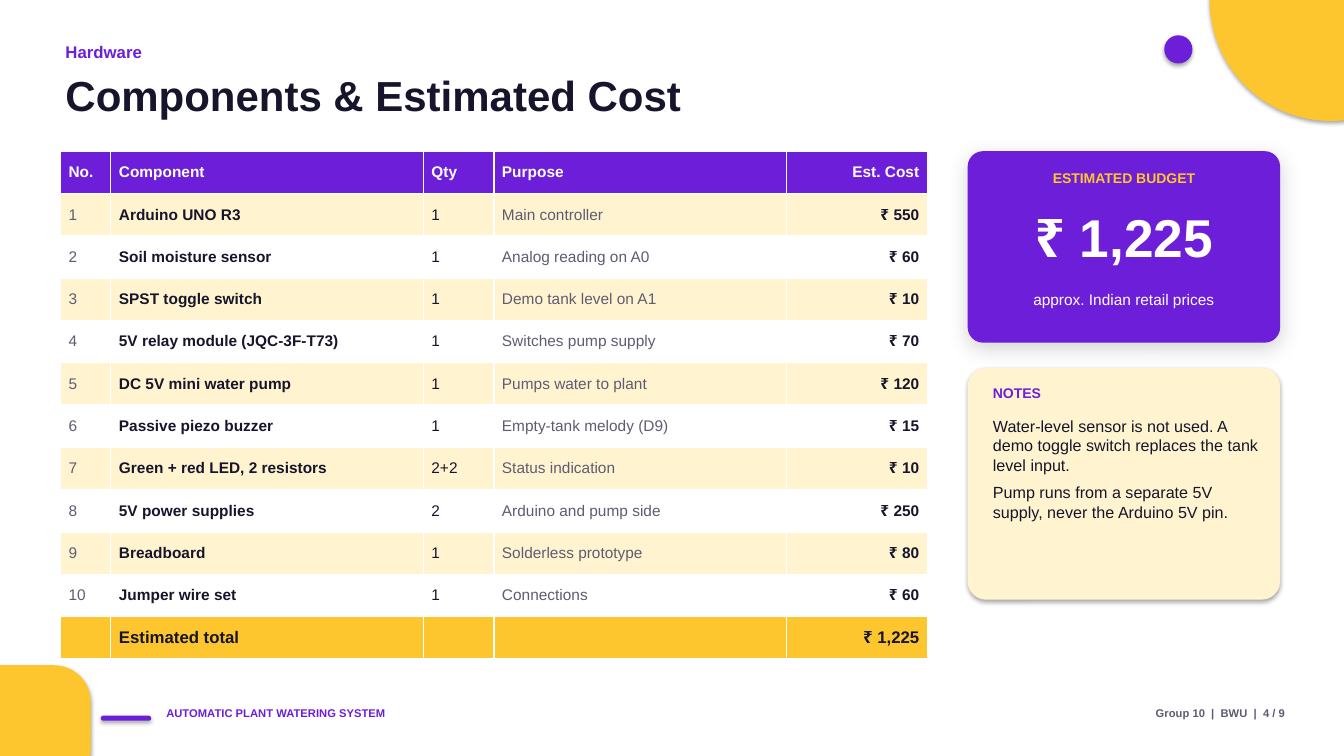
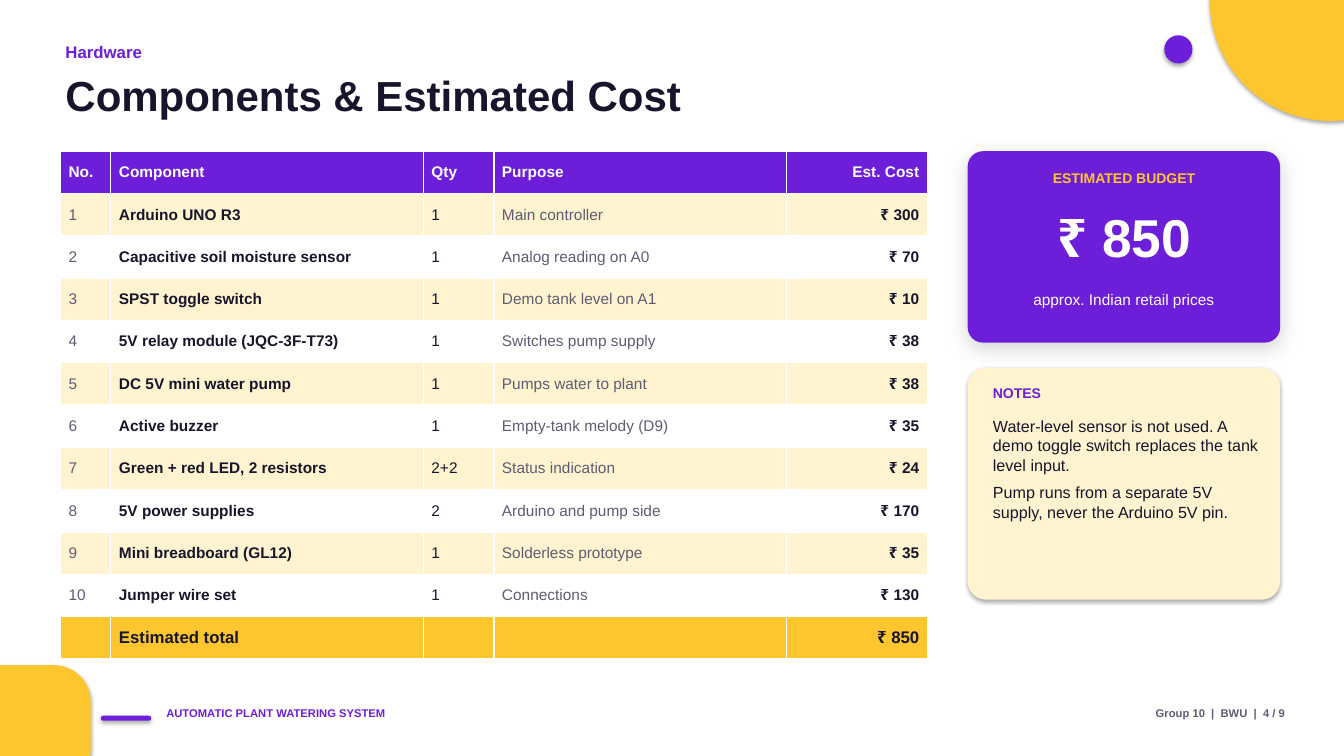
Before and after one commit to 07112006-glitch/Ex_AU01_BWU, a slide deck: slide 4 of docs/Presentations/ppt/Smart_Plant_Watering_System_v2.pptx. Drawn at 1344x756 pixels with LibreOffice and Linux fonts; fonts in the diff are those of the drawing. Boxes give left, top, right and bottom in pixels: in the first picture for what was removed or moved away, otherwise in the second. Text is boxed around its words. In the diff, an @@ line names an element or a change of style, - is before the commit and + after.

```diff
--- a/docs/Presentations/ppt/Smart_Plant_Watering_System_v2.pptx
+++ b/docs/Presentations/ppt/Smart_Plant_Watering_System_v2.pptx
@@ table at [60, 151, 928, 659] @@
-row 2, column 5: ₹ 550
+row 2, column 5: ₹ 300
-row 3, column 2: Soil moisture sensor
+row 3, column 2: Capacitive soil moisture sensor
-row 3, column 5: ₹ 60
+row 3, column 5: ₹ 70
-row 5, column 5: ₹ 70
+row 5, column 5: ₹ 38
-row 6, column 5: ₹ 120
+row 6, column 5: ₹ 38
-row 7, column 2: Passive piezo buzzer
+row 7, column 2: Active buzzer
-row 7, column 5: ₹ 15
+row 7, column 5: ₹ 35
-row 8, column 5: ₹ 10
+row 8, column 5: ₹ 24
-row 9, column 5: ₹ 250
+row 9, column 5: ₹ 170
-row 10, column 2: Breadboard
+row 10, column 2: Mini breadboard (GL12)
-row 10, column 5: ₹ 80
+row 10, column 5: ₹ 35
-row 11, column 5: ₹ 60
+row 11, column 5: ₹ 130
-row 12, column 5: ₹ 1,225
+row 12, column 5: ₹ 850
@@ text at [1102, 220, 1191, 258]: text changed @@
-₹ 1,225
+₹ 850
```
Also in this commit, not shown: 6 other files.
